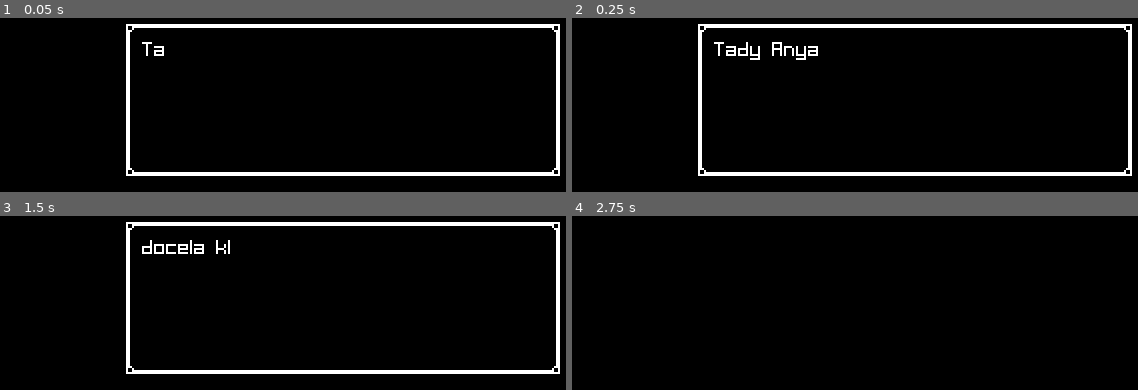
Above: before the commit, frames 1-4 (two rows, left to right).
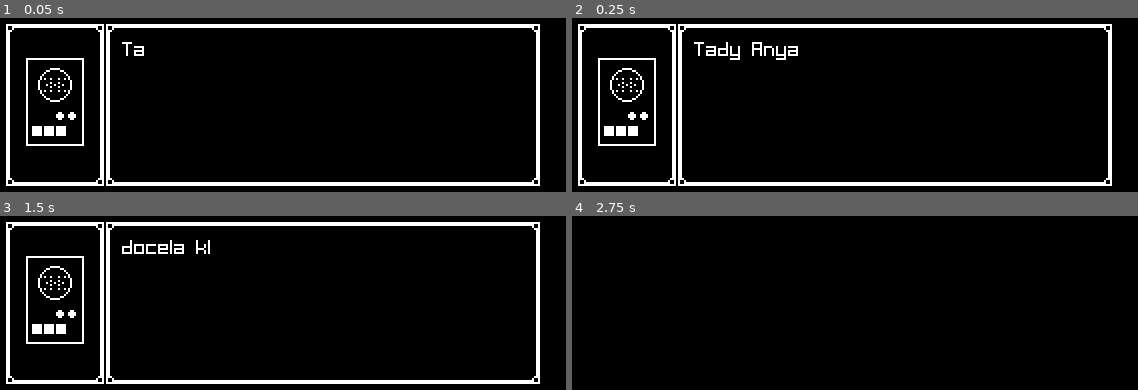
Above: after the commit, the same moments.

Repository: Paar86/Subminer
Game: Godot game, scene res://src/UI/DialogueControl.tscn
The game is run twice, just before and just after one commit, with the same random seed, the same clock (stepped at 60 frames per second) and the same inputs. This scene is started directly instead of the project's main scene.
Inputs (mouse positions are in pixels of both pictures, inside the frame that each line leads up to):
- Up to frame 1 (0.05 s): no input
- Up to frame 2 (0.25 s): no input
- Up to frame 3 (1.5 s): tap Enter (ui_accept) at 0.5, 0.77, 1.25 s; move the mouse to (outside the picture) at 0.52 s; hold D (right) 0.53-1.28 s; hold Space (dash) 0.53-1.28 s; move the mouse to (outside the picture) at 1.27 s; hold S (down) from 1.28 s (still down); click (outside the picture) at 1.35 s
- Up to frame 4 (2.75 s): tap Enter (ui_accept) at 1.52, 2 s; move the mouse to (outside the picture) at 2.02 s; release S (down) at 2.03 s; hold D (right) from 2.03 s (still down); hold Space (dash) from 2.03 s (still down)

The runs differ from the first frame. In frame 1, 9.5% of the frame differs, in the area x 1-99%, y 3-97%; in frame 2, 10%; in frame 3, 9.9%; in frame 4, nothing differs.

Commit message:
Dialog UI enhancements
+ Sounds
+ Walkie talkie sprite
+ Blinking indicator

Diff:
--- a/src/UI/DialogueControl.gd
+++ b/src/UI/DialogueControl.gd
@@ -3,9 +3,11 @@
 enum States { PAGE_LOADING, PAGE_LOADED, LAST_PAGE_LOADED }
 
 onready var DialogueTextLabel: Label = $BorderRect/DialogueText
+onready var AnimationPlayerNode: AnimationPlayer = $AnimationPlayer
 
 var dialogue_text := "" setget _set_dialogue_text
 
+var _voice_sfx := "res://assets/sfx/voice.wav"
 var _is_dialogue_finished := false setget , _get_is_dialogue_finished
 var _state = States.PAGE_LOADING
 var _pages: PoolStringArray = PoolStringArray()
@@ -57,11 +59,13 @@
 
 
 func _start_dialogue() -> void:
+	AnimationPlayerNode.play("RESET")
 	_state = States.PAGE_LOADING
 	DialogueTextLabel.text = _pages[_current_page]
 	DialogueTextLabel.visible_characters = 0
 	var characters_count = DialogueTextLabel.get_total_character_count()
 	while (DialogueTextLabel.visible_characters < characters_count):
+		AudioStreamManager.play_sound(_voice_sfx)
 		DialogueTextLabel.visible_characters += 1
 		yield(get_tree().create_timer(0.025), "timeout")
 
@@ -69,6 +73,7 @@
 		_state = States.LAST_PAGE_LOADED
 		return
 
+	AnimationPlayerNode.play("INDICATOR_BLINKING")
 	_state = States.PAGE_LOADED
 
 
--- a/src/UI/DialogueControl.tscn
+++ b/src/UI/DialogueControl.tscn
@@ -1,22 +1,75 @@
-[gd_scene load_steps=5 format=2]
+[gd_scene load_steps=9 format=2]
 
 [ext_resource path="res://assets/ui/border_box.png" type="Texture" id=1]
 [ext_resource path="res://fonts/LCDBlock.ttf" type="DynamicFontData" id=2]
 [ext_resource path="res://src/UI/DialogueControl.gd" type="Script" id=3]
+[ext_resource path="res://assets/ui/continued_text_symbol.png" type="Texture" id=4]
+[ext_resource path="res://assets/ui/walkie_talkie.png" type="Texture" id=5]
 
 [sub_resource type="DynamicFont" id=1]
 font_data = ExtResource( 2 )
+
+[sub_resource type="Animation" id=2]
+resource_name = "INDICATOR_BLINKING"
+loop = true
+tracks/0/type = "value"
+tracks/0/path = NodePath("BorderRect/Indicator:visible")
+tracks/0/interp = 1
+tracks/0/loop_wrap = true
+tracks/0/imported = false
+tracks/0/enabled = true
+tracks/0/keys = {
+"times": PoolRealArray( 0, 0.5 ),
+"transitions": PoolRealArray( 1, 1 ),
+"update": 1,
+"values": [ true, false ]
+}
+
+[sub_resource type="Animation" id=3]
+length = 0.001
+tracks/0/type = "value"
+tracks/0/path = NodePath("BorderRect/Indicator:visible")
+tracks/0/interp = 1
+tracks/0/loop_wrap = true
+tracks/0/imported = false
+tracks/0/enabled = true
+tracks/0/keys = {
+"times": PoolRealArray( 0 ),
+"transitions": PoolRealArray( 1 ),
+"update": 0,
+"values": [ false ]
+}
 
 [node name="DialogueControl" type="Control"]
 anchor_right = 1.0
 anchor_bottom = 1.0
 script = ExtResource( 3 )
 
+[node name="RadioBorder" type="NinePatchRect" parent="."]
+margin_left = 27.0
+margin_top = 144.0
+margin_right = 76.0
+margin_bottom = 225.0
+size_flags_vertical = 3
+texture = ExtResource( 1 )
+region_rect = Rect2( 0, 0, 16, 16 )
+patch_margin_left = 10
+patch_margin_top = 10
+patch_margin_right = 10
+patch_margin_bottom = 10
+
+[node name="RadioTexture" type="TextureRect" parent="RadioBorder"]
+margin_left = 10.0
+margin_top = 17.0
+margin_right = 39.0
+margin_bottom = 61.0
+texture = ExtResource( 5 )
+
 [node name="BorderRect" type="NinePatchRect" parent="."]
-margin_left = 87.0
+margin_left = 77.0
 margin_top = 144.0
-margin_right = 304.0
-margin_bottom = 220.0
+margin_right = 294.0
+margin_bottom = 225.0
 size_flags_vertical = 3
 texture = ExtResource( 1 )
 region_rect = Rect2( 0, 0, 16, 16 )
@@ -34,5 +87,16 @@
 custom_fonts/font = SubResource( 1 )
 text = "{no data}"
 autowrap = true
-percent_visible = -0.125
 max_lines_visible = 4
+
+[node name="Indicator" type="TextureRect" parent="BorderRect"]
+visible = false
+margin_left = 196.0
+margin_top = 69.0
+margin_right = 212.0
+margin_bottom = 77.0
+texture = ExtResource( 4 )
+
+[node name="AnimationPlayer" type="AnimationPlayer" parent="."]
+anims/INDICATOR_BLINKING = SubResource( 2 )
+anims/RESET = SubResource( 3 )
Not shown, added: assets/sfx/voice.wav.import
Binary file added: assets/ui/continued_text_symbol.png
Not shown, added: assets/ui/continued_text_symbol.png.import
Binary file added: assets/ui/walkie_talkie.png
Not shown, added: assets/ui/walkie_talkie.png.import
Not shown, added: assets/sfx/voice.wav
